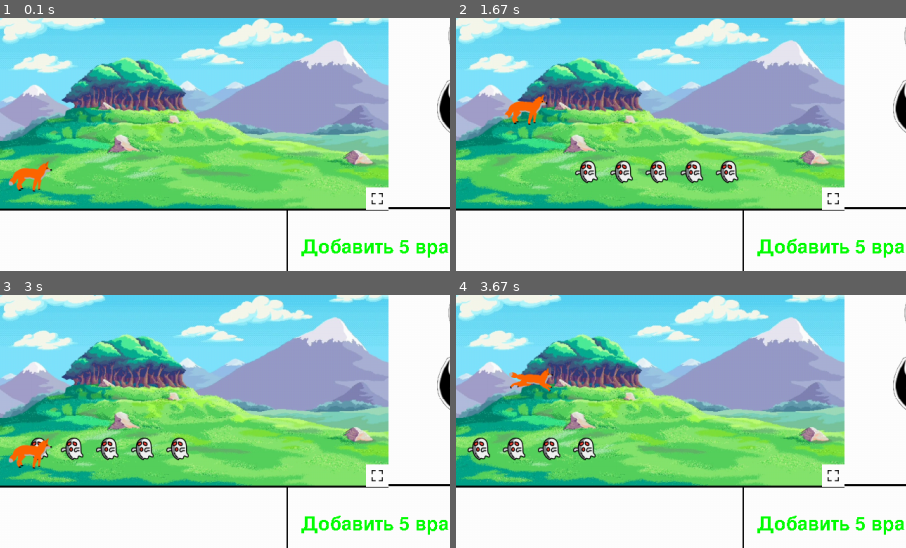
Above: before the commit, frames 1-4 (two rows, left to right).
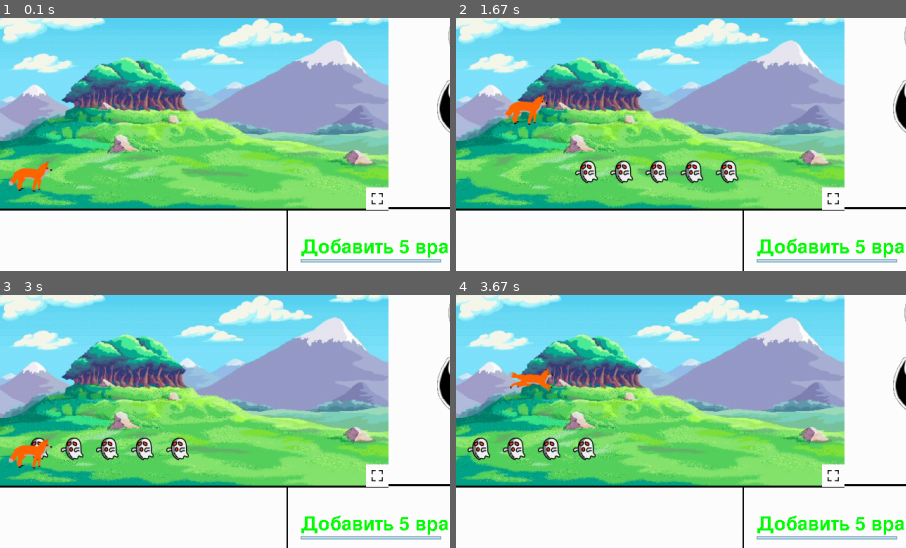
Above: after the commit, the same moments.

Repository: Anrull/Tamagotchi_pygame
Game: pygame game, started from main.py
Two runs of this game, one before a commit and one after it. Both use one fixed random seed, a clock stepped at 60 frames per second and the inputs below.
Inputs:
- Up to frame 1 (0.1 s): no input
- Up to frame 2 (1.67 s): click "Добавить 5 врагов" at 0.42 s; hold Right 0.67-1.13 s; tap Space at 0.73, 1.03, 1.63 s; hold Right from 1.57 s (still down)
- Up to frame 3 (3 s): tap Space at 1.93, 2.13, 2.43, 2.7 s; release Right at 2.03 s; hold Left 2.07-2.6 s; hold Left from 2.63 s (still down); tap F at 2.78 s
- Up to frame 4 (3.67 s): release Left at 3.03 s; hold Right from 3.07 s (still down); tap Space at 3.13, 3.43 s
The pictures show only the part of the screen within x 1-51%, y 7-57%; the shares and areas given below are measured in that part.

The runs differ from the first frame. In frame 1, 0.5% of the frame differs, in the area x 66-99%, y 95-97%; in frame 2, 0.5%; in frame 3, 0.5%; in frame 4, 0.5%.

Commit message:
Update main.py
do not work

Diff:
--- a/main.py
+++ b/main.py
@@ -95,12 +95,12 @@
 
 COLOR_INACTIVE = pygame.Color('lightskyblue3')
 COLOR_ACTIVE = pygame.Color('dodgerblue2')
-FONT = pygame.font.Font(None, 32)
+FONT = pygame.font.Font(None, 40)
 
 
 class InputBox:
     def __init__(self, x, y, w, h, text=''):
-        self.rect = pygame.Rect(x, y, w, h)
+        self.rect = pygame.Rect(x, y, 5, 5)
         self.color = COLOR_INACTIVE
         self.text = text
         self.txt_surface = FONT.render(text, True, self.color)
@@ -194,6 +194,9 @@
 
         enemies_full = pygame.sprite.Group()
 
+        input_box_enemies = InputBox(x=446, y=390, w=10, h=40)
+        input_boxes = [input_box_enemies]
+
     while running:
         keys = pygame.key.get_pressed()
 
@@ -225,6 +228,12 @@
             if True: # Enemy, Fullscreen, etc
                 """Enemy, Fullscreen, etc{"""
                 screen.blit(add_enemy5_button, add_enemy5_button_rect)
+
+                for box in input_boxes:
+                    box.update()
+
+                for box in input_boxes:
+                    box.draw(screen)
 
                 if enemies:
                     enemies.draw(screen)
@@ -393,7 +402,8 @@
                         for i in range(count_enemies):
                             enemies_full.add(Enemy(x = pos_x, y = y - 200, filename="enemy/ghost_full.png"))
                             pos_x -= 200
-
+            for box in input_boxes:
+                box.handle_event(event)
         pygame.display.update()
 
         clock.tick(15)
@@ -401,3 +411,27 @@
 
 if __name__ == "__main__":
     main()
+
+# def main():
+#     clock = pg.time.Clock()
+#     input_box1 = InputBox(100, 100, 140, 32)
+#     input_box2 = InputBox(100, 300, 140, 32)
+#     input_boxes = [input_box1, input_box2]
+#     done = False
+
+#     while not done:
+#         for event in pg.event.get():
+#             if event.type == pg.QUIT:
+#                 done = True
+#             for box in input_boxes:
+#                 box.handle_event(event)
+
+#         for box in input_boxes:
+#             box.update()
+
+#         screen.fill((30, 30, 30))
+#         for box in input_boxes:
+#             box.draw(screen)
+
+#         pg.display.flip()
+#         clock.tick(30)
